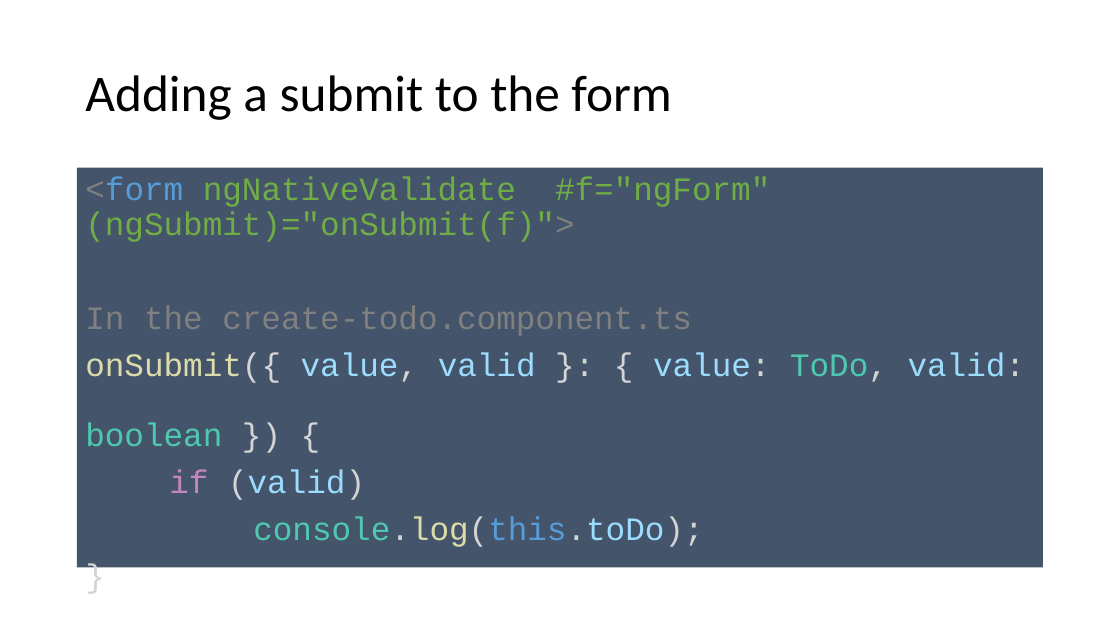
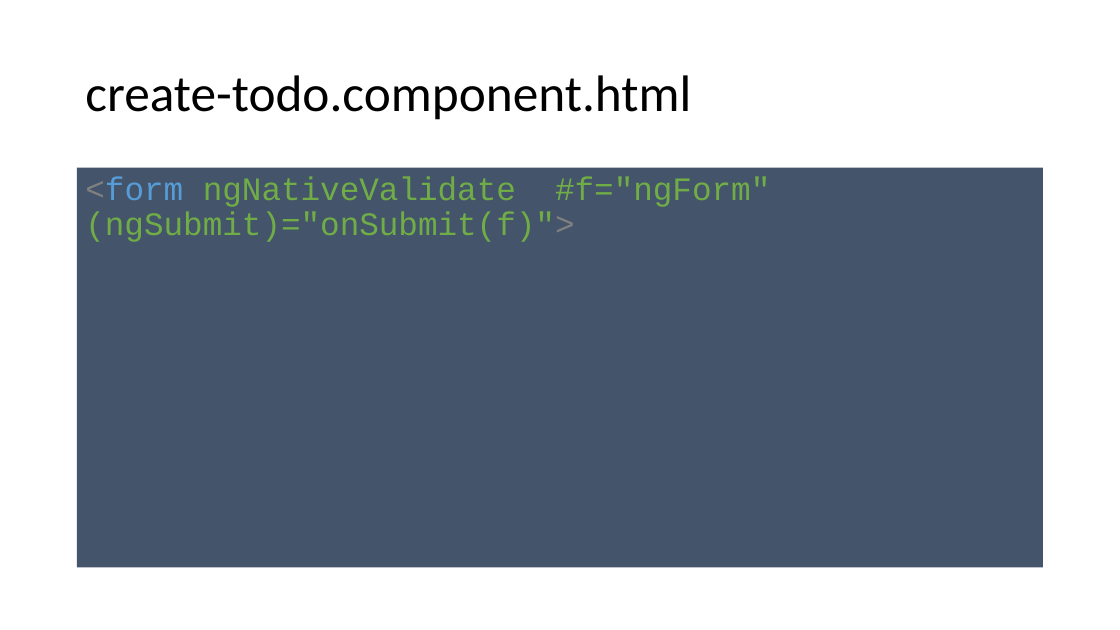
Before and after one commit to spirit-coding/todo-app-aj33349, a slide deck: slide 20 of Angular2.pptx. Drawn at 1120x630 pixels with LibreOffice and Linux fonts; fonts in the diff are those of the drawing. Boxes give left, top, right and bottom in pixels: in the first picture for what was removed or moved away, otherwise in the second. Text is boxed around its words. In the diff, an @@ line names an element or a change of style, - is before the commit and + after.

```diff
--- a/Angular2.pptx
+++ b/Angular2.pptx
@@ title at bbox=[85, 75, 691, 120]: text changed @@
-Adding a submit to the form
+create-todo.component.html
@@ text at bbox=[85, 306, 1025, 547]: paragraphs removed @@
-In the create-todo.component.ts
-onSubmit({ value, valid }: { value: ToDo, valid: boolean }) {
-if (valid)
-console.log(this.toDo);
-}
```
Also in this commit, not shown: 8 other slides changed, 5 slides added, 3 other files.
